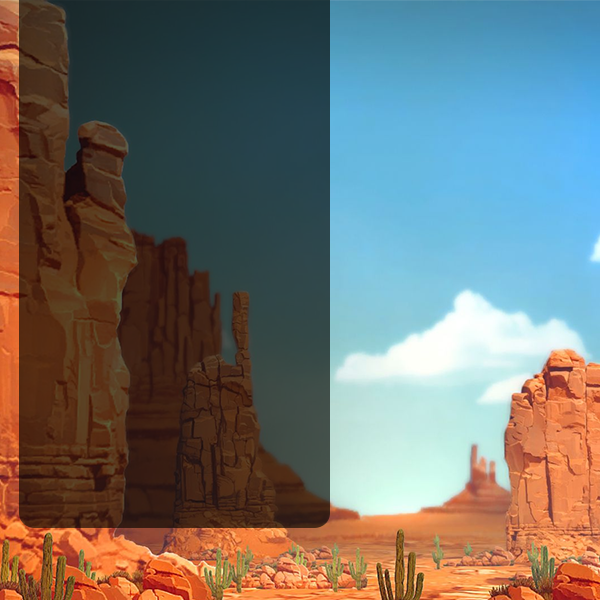
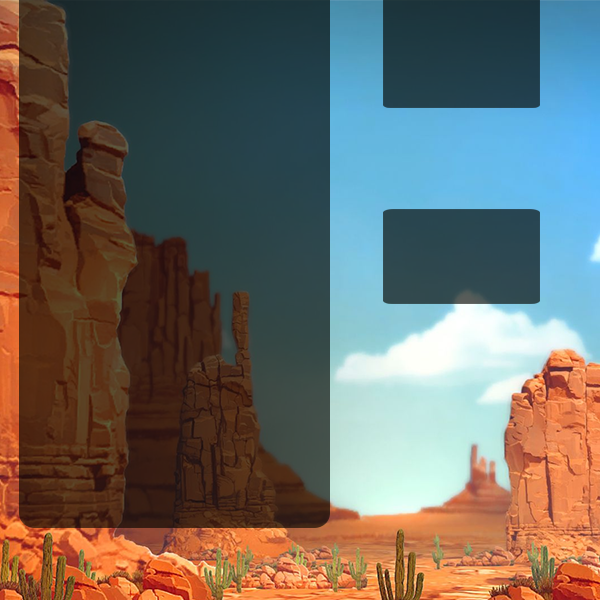
Before/after of a 600×600 layered artwork. What changed in the layer stack:
added layer "Слой 5" (65%) above "Слой 4" over [383,209,540,304]
added layer "Слой 4" (65%) above "Слой 2" over [383,0,540,108]
